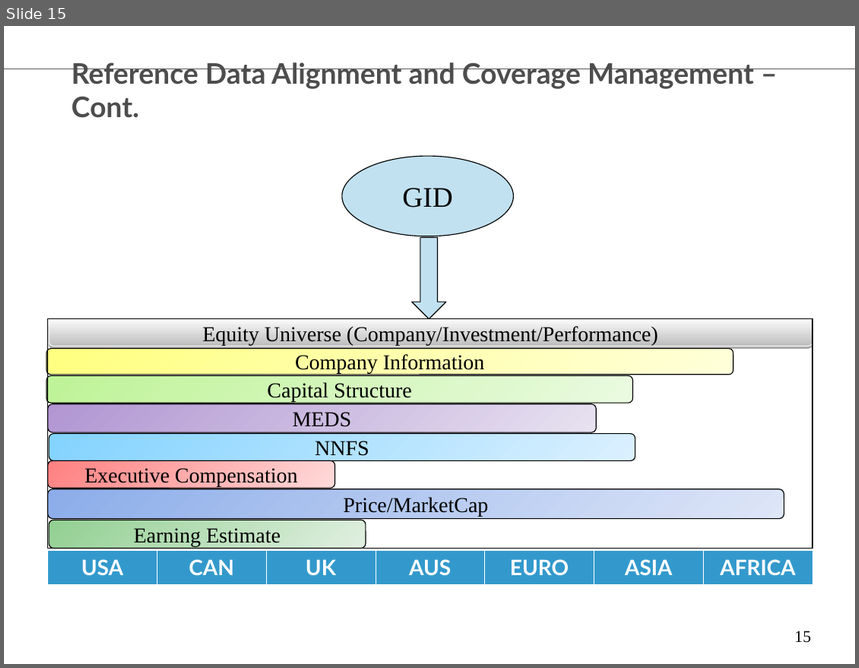
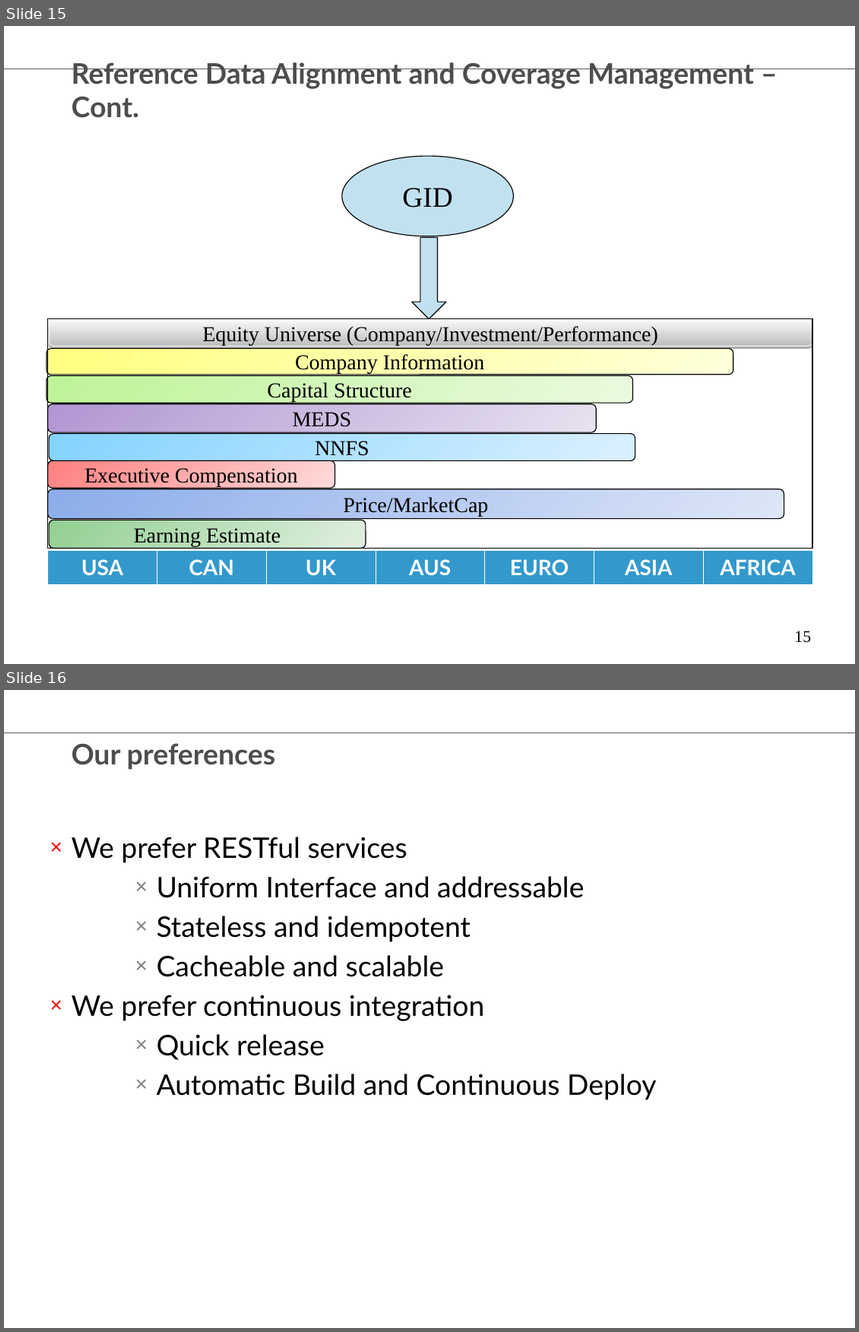
Before and after one commit to chenglx/myenv, a slide deck: Equity Data Technology Vision.ppt. Shown one above the other, each under a label of ours: slide 15 before the commit, slides 15 and 16 after it. The pictures are 859x668 and 859x1332 pixels, drawn with LibreOffice and Linux fonts; fonts in the diff are those of the drawing; background and template pictures are left out. Boxes give left, top, right and bottom in pixels: in the first picture for what was removed or moved away, otherwise in the second. Text is boxed around its words. In the diff, an @@ line names an element or a change of style, - is before the commit and + after.

```diff
--- a/Equity Data Technology Vision.ppt
+++ b/Equity Data Technology Vision.ppt
@@ slide 16 added at bbox=[4, 690, 855, 1328], background #FFFFFF; not listed: 1 template element that a slide beside it also shows @@
@@ title added at bbox=[72, 743, 275, 770], 24 pt, text #4D4D4D, bold @@
+Our preferences
@@ text added at bbox=[72, 837, 656, 1100], 24 pt, text #000000 @@
+× We prefer RESTful services
+  × Uniform Interface and addressable
+  × Stateless and idempotent
+  × Cacheable and scalable
+× We prefer continuous integration
+  × Quick release
+  × Automatic Build and Continuous Deploy
```
Also in this commit, not shown: 1 slide changed, 1 other file.
